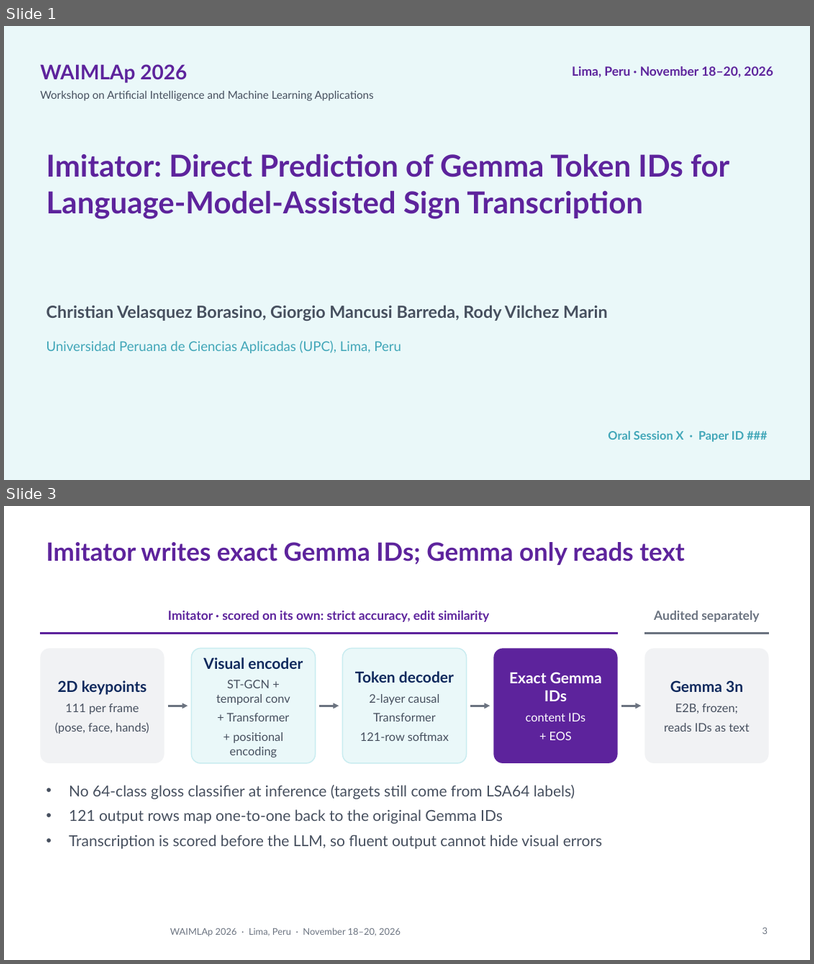
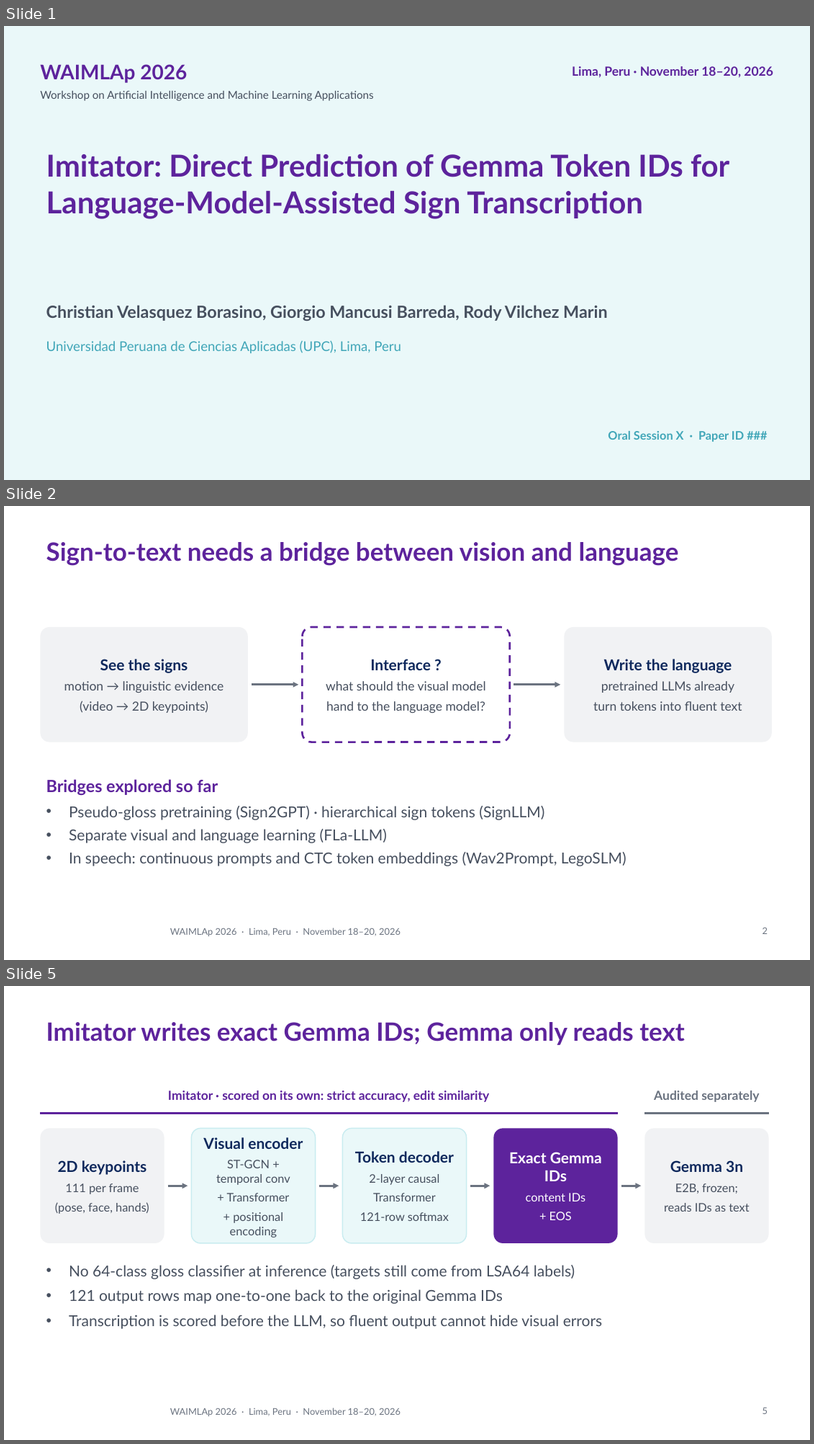
Before and after one commit to Percep3/Imitator, a slide deck: presentation/waimlap2026/imitator_waimlap2026.pptx. Shown one above the other, each under a label of ours: slides 1 and 3 before the commit, slides 1, 2 and 5 after it; the slides between them are not shown. The pictures are 814x964 and 814x1444 pixels, drawn with LibreOffice and Linux fonts; fonts in the diff are those of the drawing; background and template pictures are left out. Boxes give left, top, right and bottom in pixels: in the first picture for what was removed or moved away, otherwise in the second. Text is boxed around its words. In the diff, an @@ line names an element or a change of style, - is before the commit and + after.

```diff
--- a/presentation/waimlap2026/imitator_waimlap2026.pptx
+++ b/presentation/waimlap2026/imitator_waimlap2026.pptx
@@ slide 2 added at bbox=[4, 506, 810, 960], background #FFFFFF; not listed: 1 template element that a slide beside it also shows @@
@@ title added at bbox=[46, 542, 679, 566], 30 pt, text #5D239C, bold @@
+Sign-to-text needs a bridge between vision and language
@@ rounded rectangle added at bbox=[40, 627, 248, 742], fill #F1F2F4, 15 pt, text #464F5E @@
+See the signs
+motion → linguistic evidence
+(video → 2D keypoints)
@@ rounded rectangle added at bbox=[302, 627, 509, 742], fill #FFFFFF, outline #5D239C 2.25 pt dashed, 15 pt, text #464F5E @@
+Interface ?
+what should the visual model
+hand to the language model?
@@ rounded rectangle added at bbox=[565, 627, 772, 742], fill #F1F2F4, 15 pt, text #464F5E @@
+Write the language
+pretrained LLMs already
+turn tokens into fluent text
@@ arrow added from (252, 685) to (298, 685), #6B7380 2.25 pt @@
@@ arrow added from (514, 685) to (561, 685), #6B7380 2.25 pt @@
@@ text added at bbox=[46, 779, 627, 866], 18 pt, text #464F5E @@
+Bridges explored so far
+• Pseudo-gloss pretraining (Sign2GPT) · hierarchical sign tokens (SignLLM)
+• Separate visual and language learning (FLa-LLM)
+• In speech: continuous prompts and CTC token embeddings (Wav2Prompt, LegoSLM)
@@ page number added at bbox=[763, 927, 768, 934], 11 pt, text #6B7380 @@
+2
@@ what was slide 3 is now slide 5 @@
@@ page number at bbox=[763, 1407, 768, 1414]: text changed @@
-3
+5
```
Also in this commit, not shown: 1 slide changed, 1 other slide added, 2 other files.
